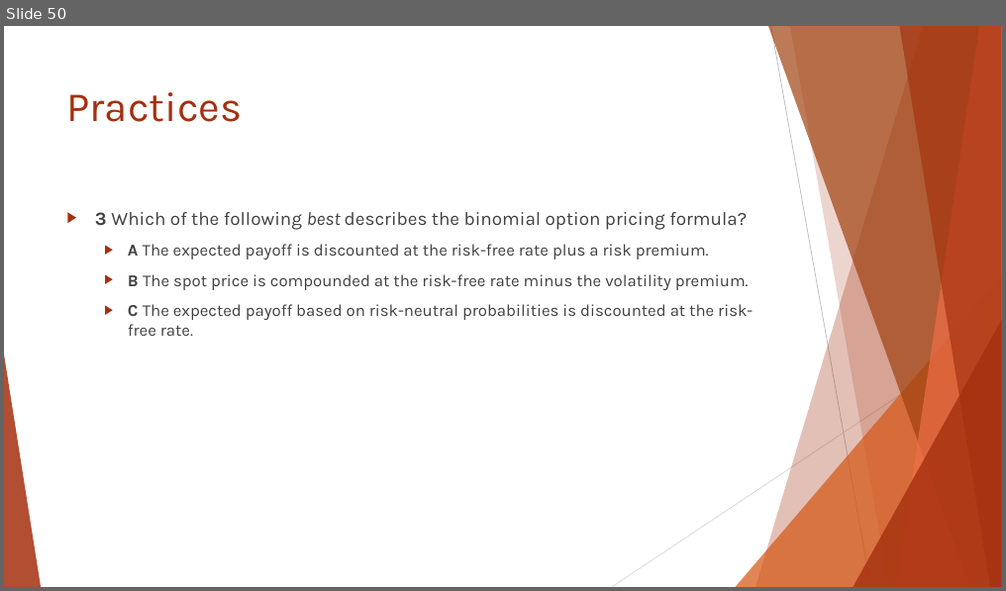
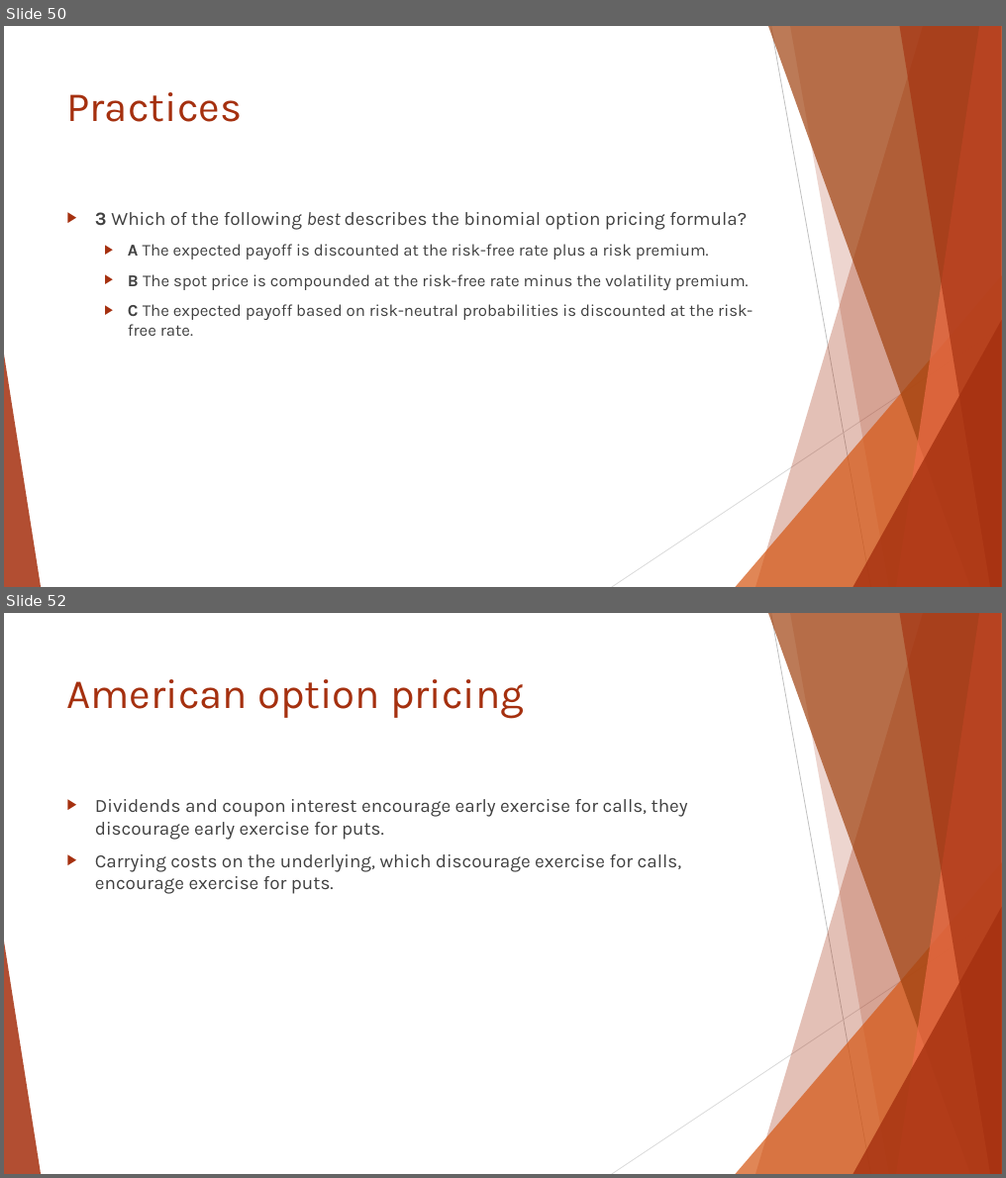
Before and after one commit to Isco0530/data, a slide deck: Reading 46.pptx. Shown one above the other, each under a label of ours: slide 50 before the commit, slides 50 and 52 after it; the slides between them are not shown. The pictures are 1006x591 and 1006x1178 pixels, drawn with LibreOffice and Linux fonts; fonts in the diff are those of the drawing. Boxes give left, top, right and bottom in pixels: in the first picture for what was removed or moved away, otherwise in the second. Text is boxed around its words. In the diff, an @@ line names an element or a change of style, - is before the commit and + after.

```diff
--- a/Reading 46.pptx
+++ b/Reading 46.pptx
@@ slide 52 added at [4,613,1002,1174], background #FFFFFF; not listed: 10 template elements that a slide beside it also shows @@
@@ title added at [67,679,524,719], 40 pt, text #A5300F @@
+American option pricing
@@ text added at [95,799,688,894], 18 pt, text #404040 @@
+▶ Dividends and coupon interest encourage early exercise for calls, they discourage early exercise for puts.
+▶ Carrying costs on the underlying, which discourage exercise for calls, encourage exercise for puts.
```
Also in this commit, not shown: 1 slide changed, 1 other slide added, 14 slides removed.
